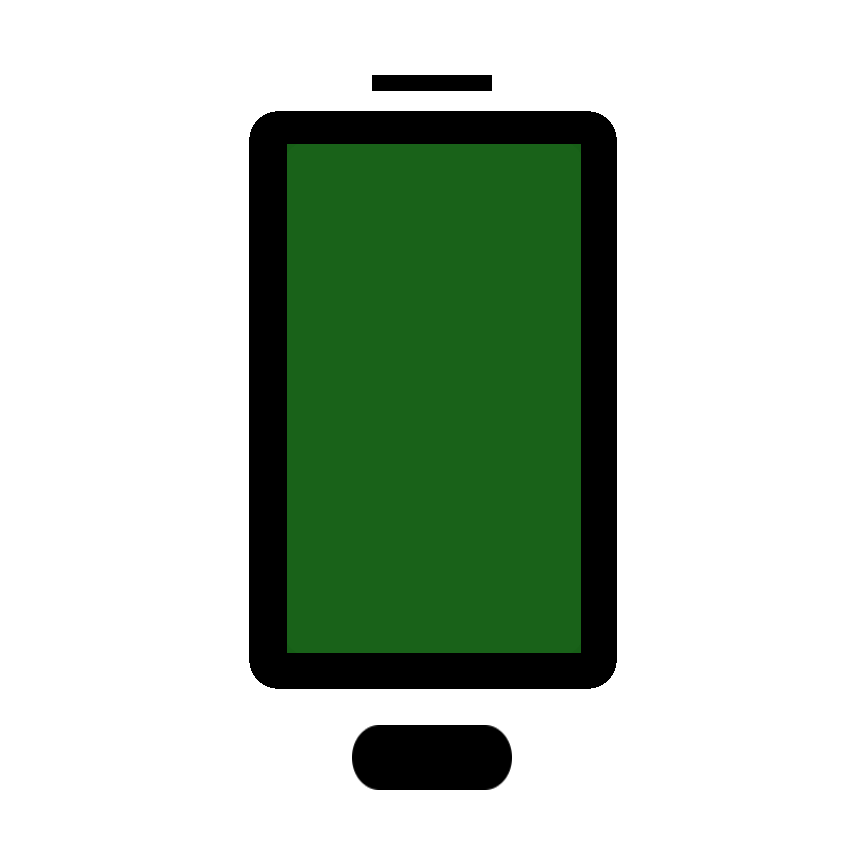
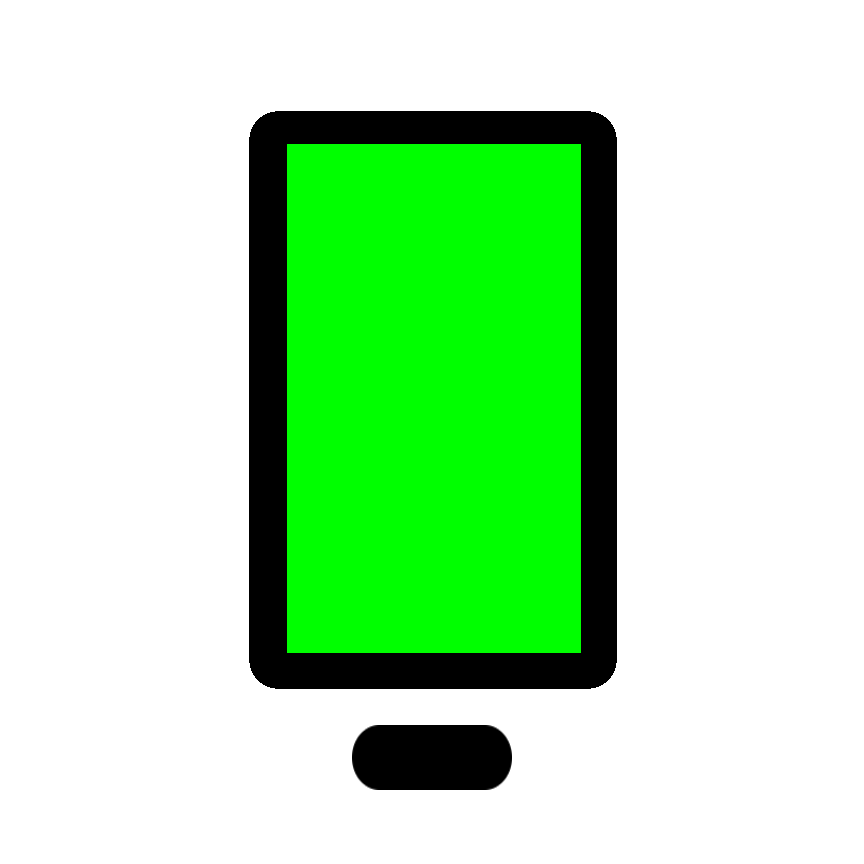
Before/after of a w=864, h=864 layered artwork. What changed in the layer stack:
painted on "schermo" over [287, 144, 581, 653]
removed layer "microfono" over [372, 75, 492, 91]
